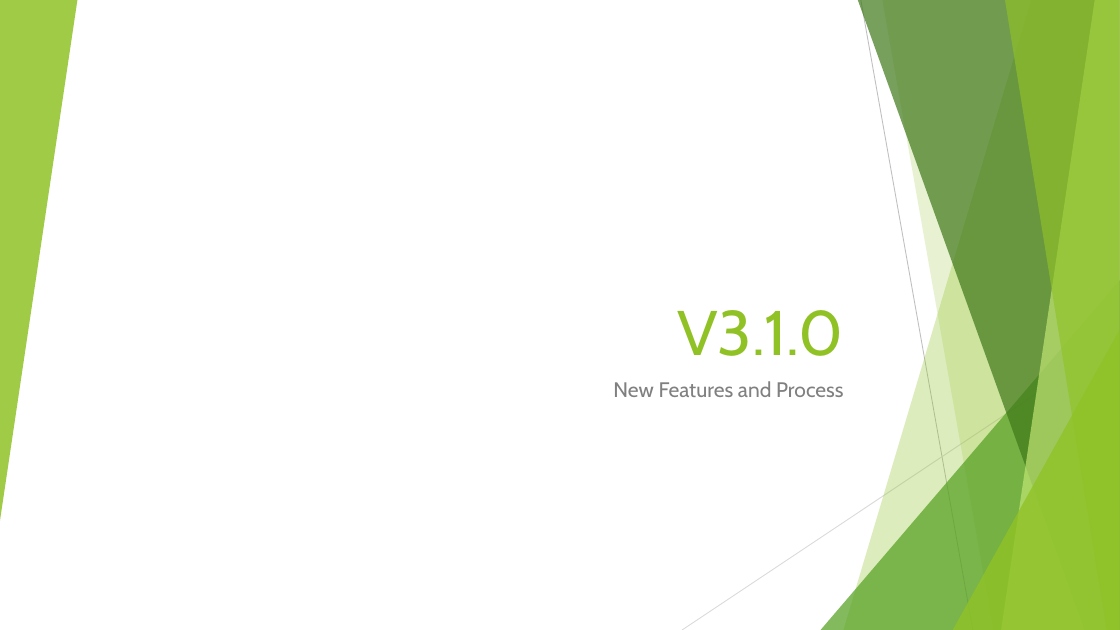
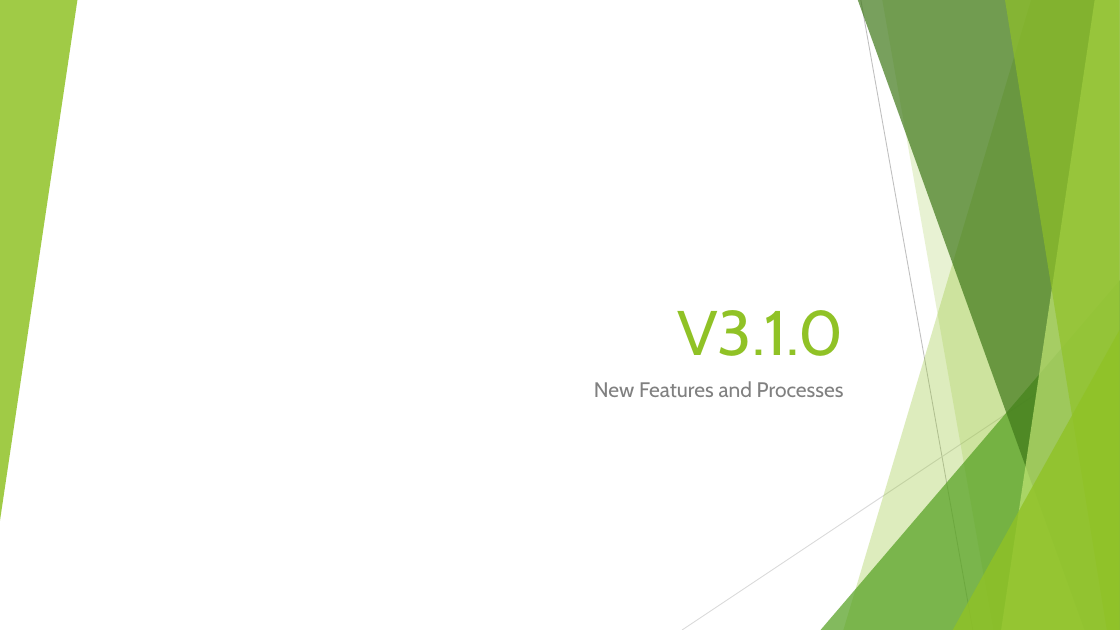
Before and after one commit to SweetSpotProShop/SweetSpot-Documentation, a slide deck: slide 1 of Release Powerpoints/V3.1.0.pptx. Drawn at 1120x630 pixels with LibreOffice and Linux fonts; fonts in the diff are those of the drawing. Boxes give left, top, right and bottom in pixels: in the first picture for what was removed or moved away, otherwise in the second. Text is boxed around its words. In the diff, an @@ line names an element or a change of style, - is before the commit and + after.

```diff
--- a/Release Powerpoints/V3.1.0.pptx
+++ b/Release Powerpoints/V3.1.0.pptx
@@ subtitle at (x1=594, y1=381, x2=844, y2=397): text changed @@
-New Features and Process
+New Features and Processes
```
Also in this commit, not shown: 6 other slides changed, 5 slides added, 4 slides removed, 9 other files.
